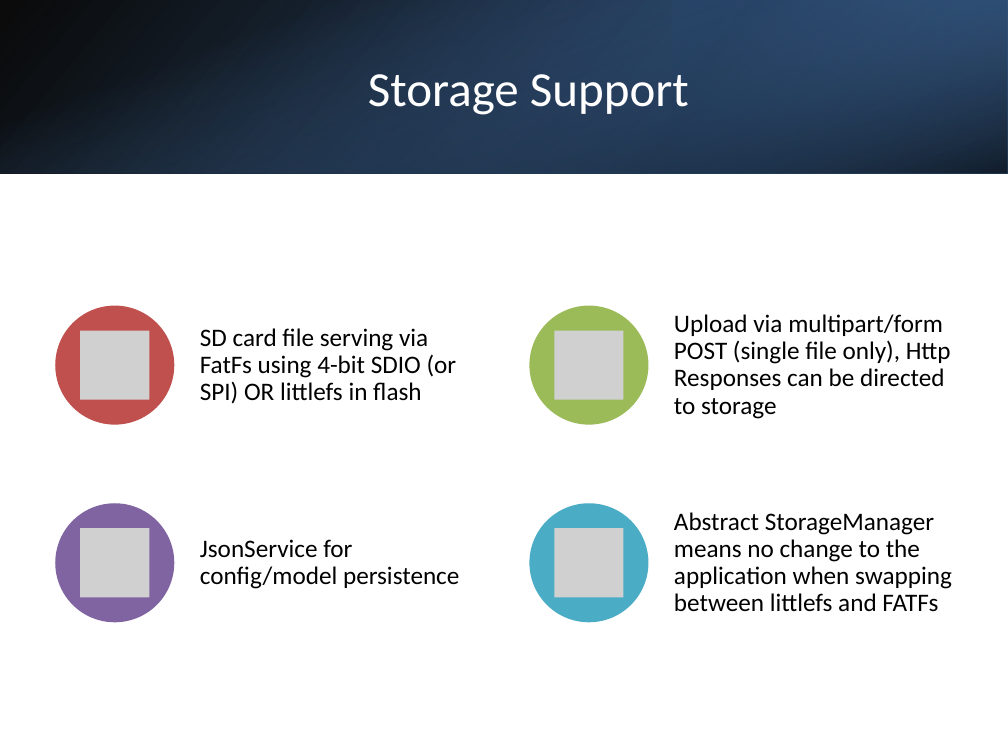
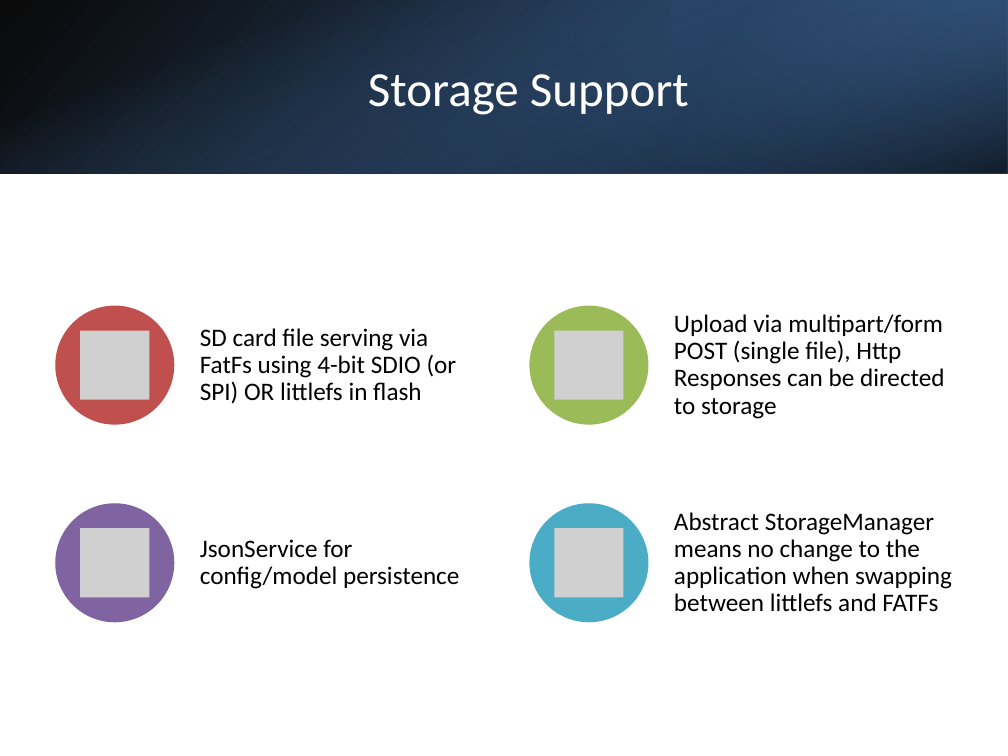
Before and after one commit to Pico-Framework/pico-framework, a slide deck: slide 19 of docs/picoframework_full_presentation_combined.pptx (slide 17 before the commit). Drawn at 1008x756 pixels with LibreOffice and Linux fonts; fonts in the diff are those of the drawing; grey boxes stand for pictures. Boxes give left, top, right and bottom in pixels: in the first picture for what was removed or moved away, otherwise in the second. Text is boxed around its words. In the diff, an @@ line names an element or a change of style, - is before the commit and + after.

```diff
--- a/docs/picoframework_full_presentation_combined.pptx
+++ b/docs/picoframework_full_presentation_combined.pptx
@@ text at [674, 314, 945, 419]: text changed @@
-Upload via multipart/form POST (single file only), Http Responses can be directed to storage
+Upload via multipart/form POST (single file), Http Responses can be directed to storage
```
Also in this commit, not shown: 8 other slides changed, 2 slides added, 2 other files.
